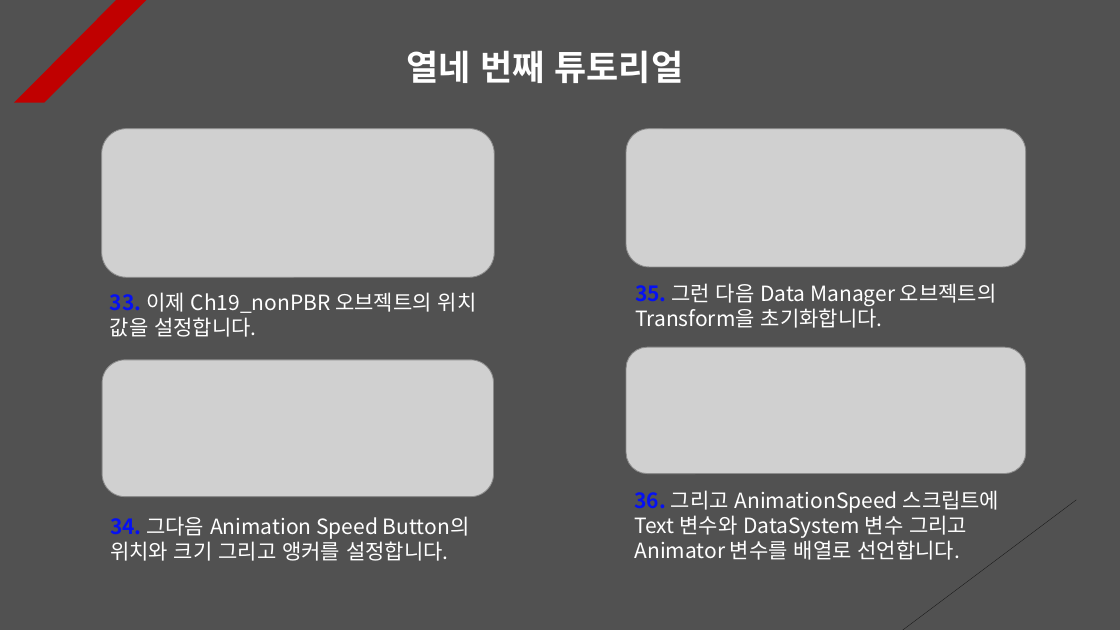
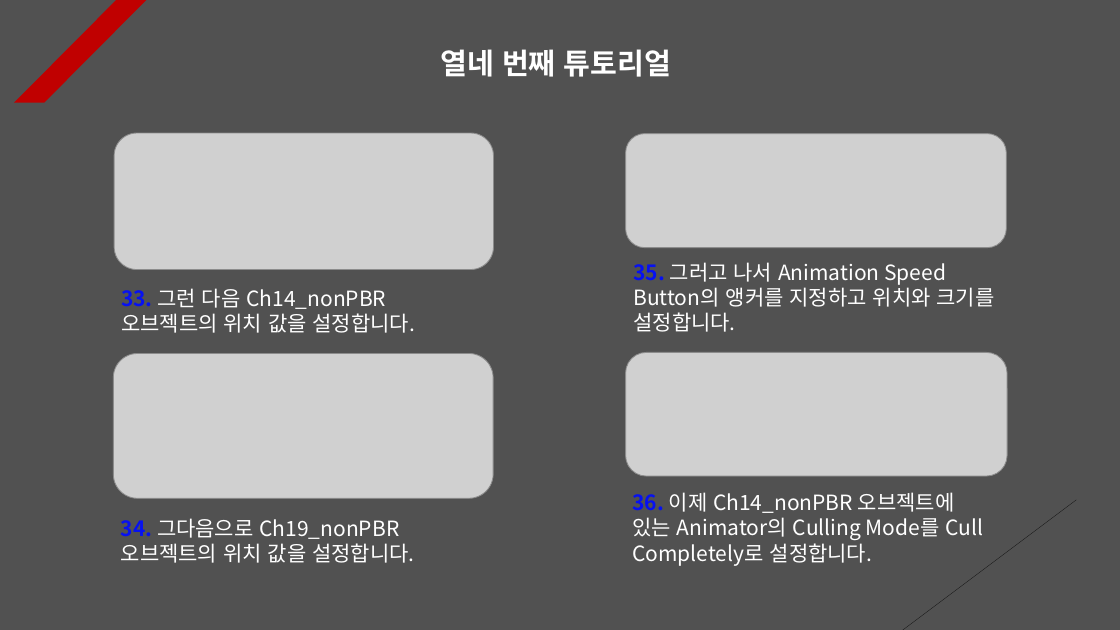
Before and after one commit to Unity2033/3D-UnityEngine, a slide deck: slide 14 of Assets/Class/Animation Retargeting/PPT Data/Animation Retargeting Example.pptx. Drawn at 1120x630 pixels with LibreOffice and Linux fonts; fonts in the diff are those of the drawing; grey boxes stand for pictures. Boxes give left, top, right and bottom in pixels: in the first picture for what was removed or moved away, otherwise in the second. Text is boxed around its words. In the diff, an @@ line names an element or a change of style, - is before the commit and + after.

Commit message:
NavMesh Agent Obstacle Tutorial Renewal
- Apply and set occlusion culling

- Each PPT data update

- Delete and add resource data

```diff
--- a/Assets/Class/Animation Retargeting/PPT Data/Animation Retargeting Example.pptx
+++ b/Assets/Class/Animation Retargeting/PPT Data/Animation Retargeting Example.pptx
@@ text "열네 번째 튜토리얼": place and size @@
-text "열네 번째 튜토리얼" at (406,50,684,83)
+text "열네 번째 튜토리얼" at (440,49,671,77)
@@ text "열네 번째 튜토리얼" at (440,49,671,77): size 30 to 25 pt; alignment left to centre @@
@@ picture: place and size @@
-picture at (102,129,494,277)
+picture at (114,133,494,270)
@@ picture: place and size @@
-picture at (626,129,1026,267)
+picture at (626,134,1007,248)
@@ text at (633,262,995,332): text changed @@
-35. 그런 다음 Data Manager 오브젝트의 Transform을 초기화합니다.
+35. 그러고 나서 Animation Speed Button의 앵커를 지정하고 위치와 크기를 설정합니다.
@@ text at (121,288,415,333): text changed @@
-33. 이제 Ch19_nonPBR 오브젝트의 위치 값을 설정합니다.
+33. 그런 다음 Ch14_nonPBR 오브젝트의 위치 값을 설정합니다.
@@ picture: place and size @@
-picture at (103,360,494,497)
+picture at (113,354,493,498)
@@ picture: place and size @@
-picture at (626,347,1026,473)
+picture at (626,353,1007,476)
@@ text at (632,492,983,566): text changed @@
-36. 그리고 AnimationSpeed 스크립트에 Text 변수와 DataSystem 변수 그리고 Animator 변수를 배열로 선언합니다.
+36. 이제 Ch14_nonPBR 오브젝트에 있는 Animator의 Culling Mode를 Cull Completely로 설정합니다.
@@ text at (121,518,414,563): text changed @@
-34. 그다음 Animation Speed Button의 위치와 크기 그리고 앵커를 설정합니다.
+34. 그다음으로 Ch19_nonPBR 오브젝트의 위치 값을 설정합니다.
```
Also in this commit, not shown: 5 other slides changed, 1 slide added, 2 slides removed, 19 other files.
